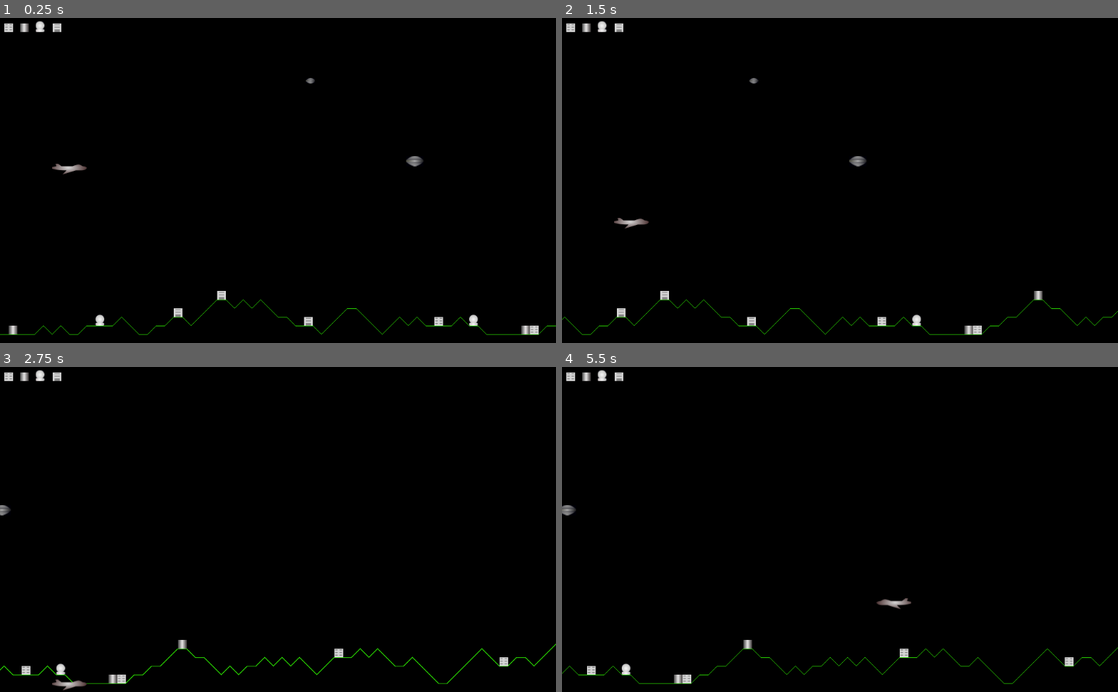
Above: before the commit, frames 1-4 (two rows, left to right).
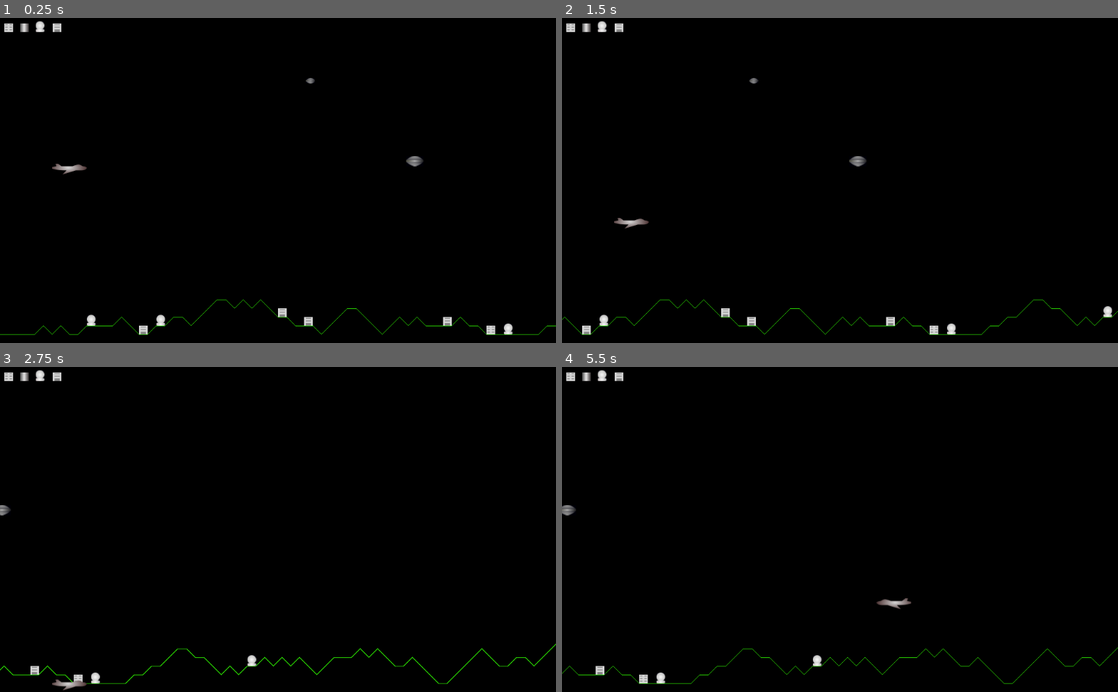
Above: after the commit, the same moments.

Repository: andrew-wilkes/godotia
Game: Godot game, scene res://Main.tscn
The game is run twice, just before and just after one commit, with the same random seed, the same clock (stepped at 60 frames per second) and the same inputs.
Inputs:
- Up to frame 1 (0.25 s): no input
- Up to frame 2 (1.5 s): tap Enter at 0.5 s; hold Right (ui_right) 0.53-1.28 s; hold Down (ui_down) from 1.28 s (still down)
- Up to frame 3 (2.75 s): release Down (ui_down) at 2.03 s; hold Right (ui_right) from 2.03 s (still down)
- Up to frame 4 (5.5 s): release Right (ui_right) at 2.78 s; hold Up (ui_up) 2.78-3.53 s; hold Left (ui_left) 3.53-5.03 s; hold Down (ui_down) from 5.03 s (still down)

The runs differ from the first frame. In frame 1, 0.7% of the frame differs, in the area x 1-97%, y 83-98%; in frame 2, 0.6%; in frame 3, 0.5%; in frame 4, 0.5%.

Commit message:
Avoid having adjacent structures on terrain surface

Diff:
--- a/Main.gd
+++ b/Main.gd
@@ -27,6 +27,7 @@
 func start_game():
 	player.position.x = PLAYER_MARGIN
 	# Add structures to terrain flats
+	Structures.coors = terrain.get_points_for_structures(Structures.DENSITY)
 	for point in Structures.coors:
 		var item = Structures.get_item(point, terrain.GRID_SIZE)
 		item.add_to_group("structures")
--- a/Terrain.gd
+++ b/Terrain.gd
@@ -18,7 +18,6 @@
 # warning-ignore:return_value_discarded
 	get_tree().get_root().connect("size_changed", self, "set_base_level")
 	add_points()
-	add_structures()
 
 
 func set_base_level():
@@ -48,7 +47,17 @@
 	last_point = point
 
 
-func add_structures():
-	flats.shuffle()
-	for i in range(0, flats.size() * Structures.DENSITY):
-		Structures.append_point(flats[i])
+func get_points_for_structures(density: float):
+	var points = []
+	var last_y = null
+	for i in range(flats.size()):
+		var point = flats[i]
+		# Avoid adjacent structures
+		if point.y != last_y:
+			# Consider placing a structure at this point
+			if randf() <= density:
+				points.append(point)
+				last_y = point.y
+				continue
+		last_y = null
+	return points
--- a/Terrain.tscn
+++ b/Terrain.tscn
@@ -9,4 +9,3 @@
 position = Vector2( 0, 202.398 )
 width = 1.0
 default_color = Color( 0.168627, 0.858824, 0, 1 )
-texture_mode = 0
